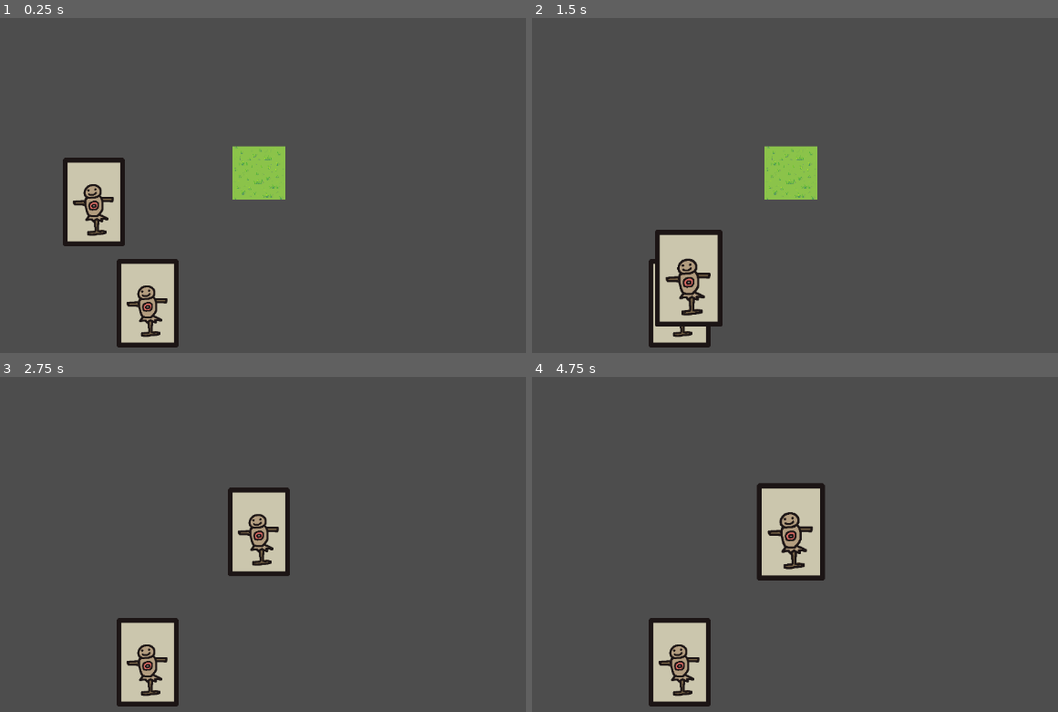
Above: before the commit, frames 1-4 (two rows, left to right).
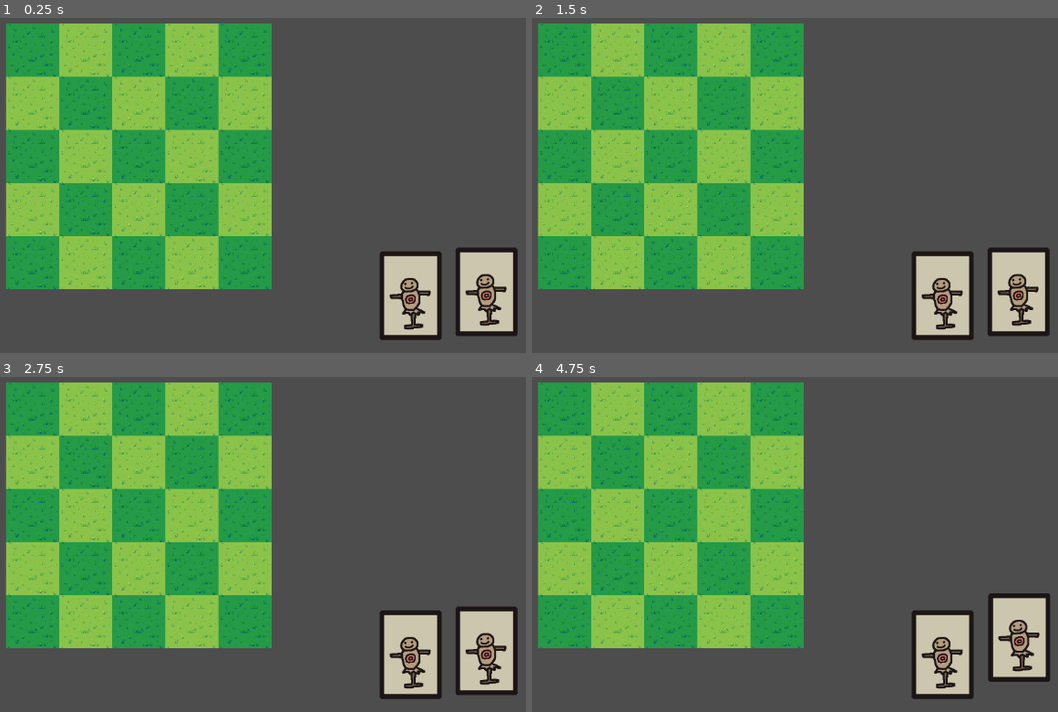
Above: after the commit, the same moments.

Repository: Somebody-somewher/orbital-godot-proj
Game: Godot game, scene res://Test.tscn
The game is run twice, just before and just after one commit, with the same random seed, the same clock (stepped at 60 frames per second) and the same inputs.
Inputs (mouse positions are in pixels of both pictures, inside the frame that each line leads up to):
- Up to frame 1 (0.25 s): no input
- Up to frame 2 (1.5 s): tap Enter at 0.5 s; drag from (626, 202) to (679, 302) at 0.52 s; drag from (679, 302) to (789, 172) at 1.27 s
- Up to frame 3 (2.75 s): move the mouse to (341, 460) at 2.02 s; click (341, 460) at 2.17 s
- Up to frame 4 (4.75 s): tap Space at 2.75, 4.25 s; drag from (763, 631) to (789, 531) at 2.77 s; tap Enter at 3.5 s; move the mouse to (1021, 611) at 3.52 s; click (1021, 611) at 3.67 s; drag from (584, 490) to (789, 531) at 4.27 s

The runs differ from the first frame. In frame 1, 48% of the frame differs, in the area x 1-99%, y 1-99%; in frame 2, 49%; in frame 3, 49%; in frame 4, 50%.

Commit message:
File organization and Board
mini improvement

Diff:
--- a/Test.tscn
+++ b/Test.tscn
@@ -1,9 +1,8 @@
-[gd_scene load_steps=5 format=3 uid="uid://sjlfgs6se1t8"]
+[gd_scene load_steps=4 format=3 uid="uid://sjlfgs6se1t8"]
 
-[ext_resource type="PackedScene" uid="uid://8dgw8wdiub72" path="res://Card.tscn" id="1_myinc"]
-[ext_resource type="Script" uid="uid://q3ayn1o0618v" path="res://card_manager.gd" id="1_njov2"]
-[ext_resource type="PackedScene" uid="uid://djy2ucrmocajp" path="res://board_tile.tscn" id="3_8tn2x"]
-[ext_resource type="Script" uid="uid://b1j4mepnp4bsy" path="res://board_tile.gd" id="4_aq4fw"]
+[ext_resource type="PackedScene" uid="uid://8dgw8wdiub72" path="res://scenes/Card.tscn" id="1_myinc"]
+[ext_resource type="Script" uid="uid://q3ayn1o0618v" path="res://scripts/card_manager.gd" id="1_njov2"]
+[ext_resource type="Script" uid="uid://6i6an4l8cw12" path="res://scripts/board.gd" id="4_ivycn"]
 
 [node name="Board Manager" type="Node2D"]
 
@@ -11,11 +10,10 @@
 script = ExtResource("1_njov2")
 
 [node name="Card" parent="Card Manager" instance=ExtResource("1_myinc")]
-position = Vector2(297, 340)
+position = Vector2(798, 488)
 
 [node name="Card2" parent="Card Manager" instance=ExtResource("1_myinc")]
-position = Vector2(382, 500)
+position = Vector2(918, 482)
 
-[node name="BoardTile" parent="." instance=ExtResource("3_8tn2x")]
-position = Vector2(558, 294)
-script = ExtResource("4_aq4fw")
+[node name="Board" type="Node2D" parent="."]
+script = ExtResource("4_ivycn")
--- a/project.godot
+++ b/project.godot
@@ -13,7 +13,7 @@
 config/name="Orbital"
 run/main_scene="res://Test.tscn"
 config/features=PackedStringArray("4.4", "GL Compatibility")
-config/icon="res://icon.svg"
+config/icon="res://sprites/icon.svg"
 
 [rendering]
 
--- a/Card.tscn
+++ b/scenes/Card.tscn
@@ -1,7 +1,7 @@
 [gd_scene load_steps=4 format=3 uid="uid://8dgw8wdiub72"]
 
-[ext_resource type="Script" uid="uid://bxyph8i4gl7y6" path="res://card.gd" id="1_hael8"]
-[ext_resource type="Texture2D" uid="uid://vb15s4ed368c" path="res://Cards/dummy_card.png" id="1_xuvqn"]
+[ext_resource type="Script" uid="uid://bxyph8i4gl7y6" path="res://scripts/card.gd" id="1_hael8"]
+[ext_resource type="Texture2D" uid="uid://vb15s4ed368c" path="res://sprites/dummy_card.png" id="1_xuvqn"]
 
 [sub_resource type="RectangleShape2D" id="RectangleShape2D_fdsqi"]
 size = Vector2(161, 230)
--- a/board_tile.tscn
+++ b/scenes/board_tile.tscn
@@ -1,6 +1,7 @@
-[gd_scene load_steps=4 format=3 uid="uid://djy2ucrmocajp"]
+[gd_scene load_steps=5 format=3 uid="uid://djy2ucrmocajp"]
 
-[ext_resource type="Texture2D" uid="uid://dmw1iamyj23e3" path="res://Cards/grass.png" id="1_vul3s"]
+[ext_resource type="Texture2D" uid="uid://dmw1iamyj23e3" path="res://sprites/grass.png" id="1_vul3s"]
+[ext_resource type="Script" uid="uid://b1j4mepnp4bsy" path="res://scripts/board_tile.gd" id="1_wissu"]
 
 [sub_resource type="RectangleShape2D" id="RectangleShape2D_8tn2x"]
 size = Vector2(175, 175)
@@ -10,6 +11,7 @@
 
 [node name="BoardTile" type="Node2D"]
 scale = Vector2(0.475, 0.475)
+script = ExtResource("1_wissu")
 
 [node name="Sprite2D" type="Sprite2D" parent="."]
 scale = Vector2(0.155, 0.155)
--- /dev/null
+++ b/scripts/board.gd
@@ -0,0 +1,38 @@
+extends Node2D
+
+const spawn_pos = Vector2(200,100)
+const tile_size = 84
+const BOARD_SIZE = 5
+var board_matrix
+
+
+var grass_light = preload("res://sprites/grass.png")
+var grass_dark = preload("res://sprites/grass_dark.png")
+
+var tile = preload("res://scenes/board_tile.tscn")
+
+# Called when the node enters the scene tree for the first time.
+func _ready() -> void:
+	initialise_array()
+
+# Called every frame. 'delta' is the elapsed time since the previous frame.
+func _process(delta: float) -> void:
+	pass
+
+func initialise_array():
+	board_matrix=Array()
+	board_matrix.resize(BOARD_SIZE);
+	for i in range(BOARD_SIZE):
+		board_matrix[i]=Array()
+		board_matrix[i].resize(BOARD_SIZE)
+		for j in range(BOARD_SIZE):
+			board_matrix[i][j] = spawn_tile(i, j)
+
+func spawn_tile(i, j):
+	var tile_instance = tile.instantiate()
+	add_child(tile_instance)
+	tile_instance.position = spawn_pos + Vector2(i * tile_size, j * tile_size)
+	if (i + j) % 2 == 0:
+		tile_instance.get_node("Sprite2D").texture = grass_dark
+
+	return tile_instance
--- a/board_tile.gd
+++ b/scripts/board_tile.gd
@@ -1,12 +1,14 @@
 extends Node2D
 
+class_name BoardTile
+
 var tile_built = false
+
 
 # Called when the node enters the scene tree for the first time.
 func _ready() -> void:
 	pass # Replace with function body.
 
-
 # Called every frame. 'delta' is the elapsed time since the previous frame.
 func _process(delta: float) -> void:
 	pass
--- a/card_manager.gd
+++ b/scripts/card_manager.gd
@@ -63,7 +63,6 @@
 	params.collide_with_areas = true
 	params.collision_mask = mask
 	var result = space_state.intersect_point(params)
-
 	if result.size() > 0 :
 		return topmost_card(result)
 	return null
@@ -78,7 +77,6 @@
 		if current.z_index > max_z:
 			top_card = current
 			max_z = current.z_index
-
 	return top_card
 
 ##
@@ -102,7 +100,7 @@
 
 func highlight_card(card, hovering):
 	if hovering:
-		card.scale = Vector2(card.CARD_SIZE * 1.1, card.CARD_SIZE * 1.1)
+		card.scale = Vector2(card.CARD_SIZE * 1.05, card.CARD_SIZE * 1.05)
 		card.get_parent().move_child(card, -1)
 		card.z_index = 2
 	else:
Not shown, added: scripts/board.gd.uid
Renamed: board_tile.gd.uid -> scripts/board_tile.gd.uid
Renamed: card.gd -> scripts/card.gd
Renamed: card.gd.uid -> scripts/card.gd.uid
Renamed: card_manager.gd.uid -> scripts/card_manager.gd.uid
Renamed: Cards/dummy.png -> sprites/dummy.png
Not shown, added: sprites/dummy.png.import
Renamed: Cards/dummy_card.png -> sprites/dummy_card.png
Not shown, changed: sprites/dummy_card.png.import
Renamed: Cards/grass.png -> sprites/grass.png
Not shown, changed: sprites/grass.png.import
Binary file added: sprites/grass_dark.png
(and 4 more such lines)
